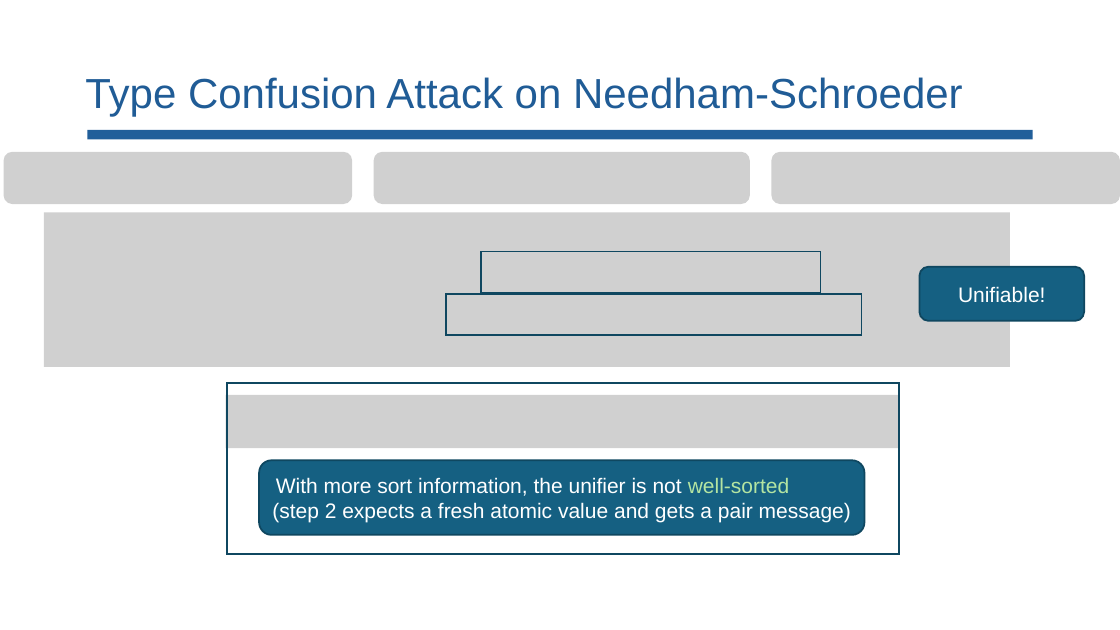
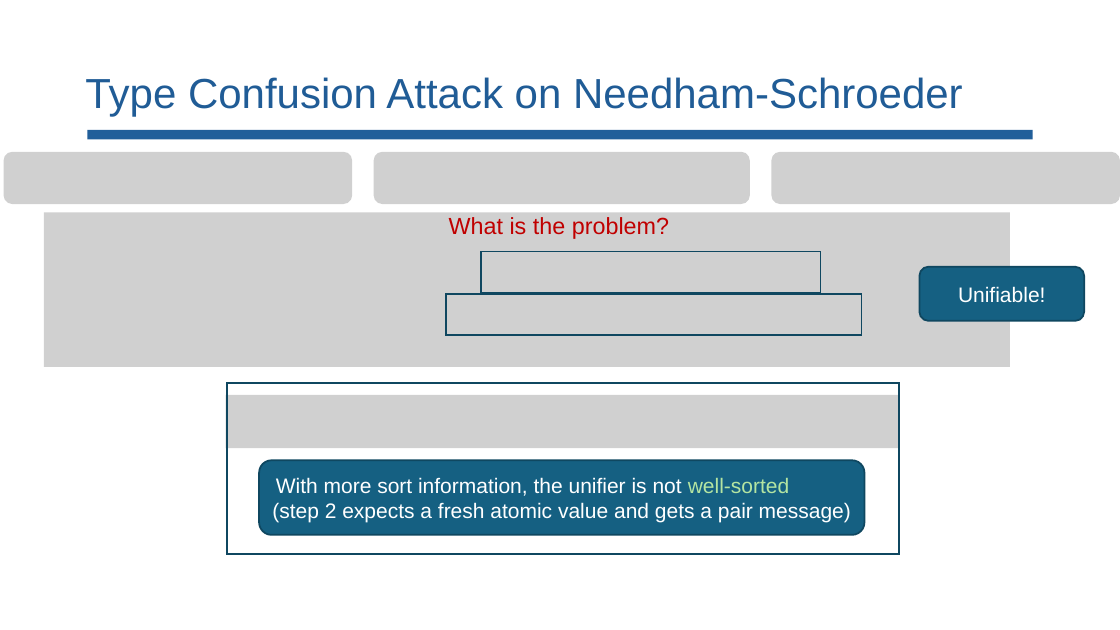
Before and after one commit to lorchrob/comp_slides, a slide deck: slide 79 of comp.pptx (slide 77 before the commit). Drawn at 1120x630 pixels with LibreOffice and Linux fonts; fonts in the diff are those of the drawing; grey boxes stand for pictures. Boxes give left, top, right and bottom in pixels: in the first picture for what was removed or moved away, otherwise in the second. Text is boxed around its words. In the diff, an @@ line names an element or a change of style, - is before the commit and + after.

```diff
--- a/comp.pptx
+++ b/comp.pptx
@@ text added at <box>449,217,669,239</box>, 20 pt, text #C00000 @@
+What is the problem?
```
Also in this commit, not shown: 12 other slides changed, 2 slides added.
